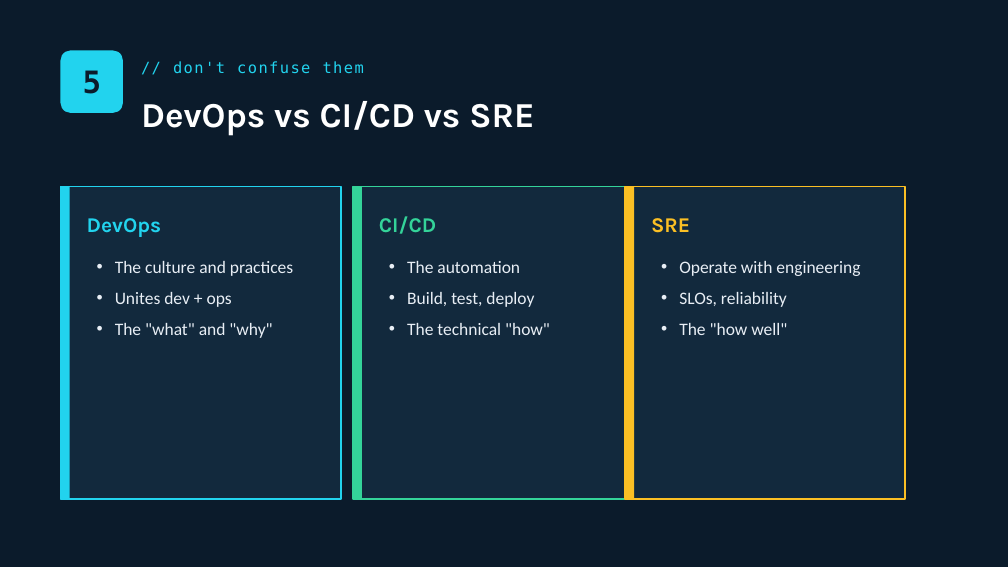
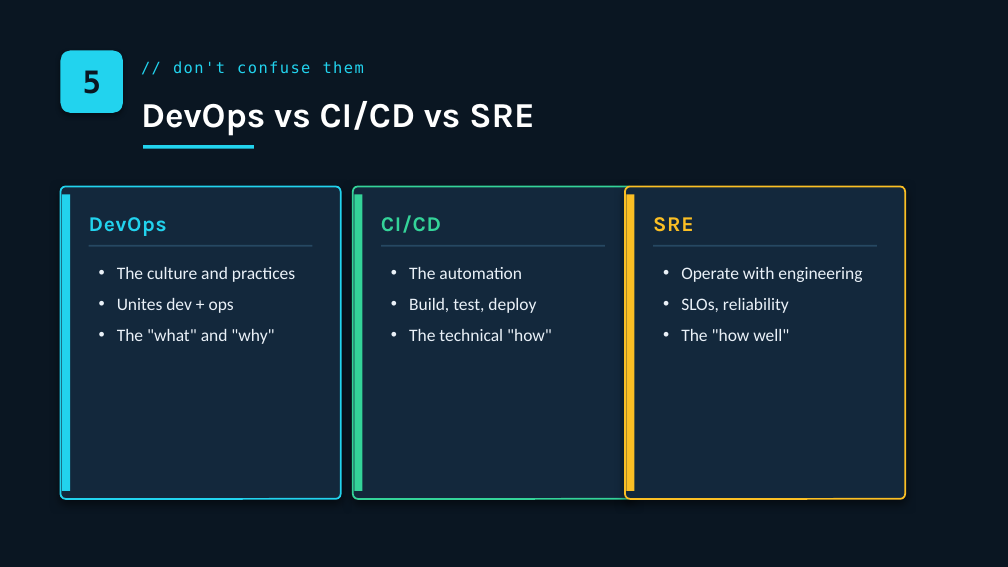
Before and after one commit to Finithe-Phoenix/devops-contenedores-kubernetes-curso, a slide deck: slide 6 of slides/01_Day_1_DevOps_Docker.pptx. Drawn at 1008x567 pixels with LibreOffice and Linux fonts; fonts in the diff are those of the drawing. Boxes give left, top, right and bottom in pixels: in the first picture for what was removed or moved away, otherwise in the second. Text is boxed around its words. In the diff, an @@ line names an element or a change of style, - is before the commit and + after.

```diff
--- a/slides/01_Day_1_DevOps_Docker.pptx
+++ b/slides/01_Day_1_DevOps_Docker.pptx
@@ background #0B1B2B to #0A1622 @@
@@ text "5" at [83,70,102,94]: text colour #0B1B2B to #0A1622 @@
@@ rounded rectangle at [60,50,123,113]: shadow on @@
@@ rectangle added at [143,145,254,149], fill #22D3EE @@
@@ rectangle removed at [60,186,341,499] @@
@@ rounded rectangle added at [60,186,341,499], fill #13283C, outline #22D3EE 1.25 pt @@
@@ rectangle: place and size @@
-rectangle at [60,186,70,499]
+rectangle at [61,195,70,491]
@@ rounded rectangle added at [353,186,633,499], fill #13283C, outline #34D399 1.25 pt @@
@@ rectangle: place and size @@
-rectangle at [353,186,362,499]
+rectangle at [355,195,363,491]
@@ rectangle removed at [625,186,905,499] @@
@@ rounded rectangle added at [625,186,905,499], fill #13283C, outline #FBBF24 1.25 pt @@
@@ rectangle: place and size @@
-rectangle at [625,186,634,499]
+rectangle at [626,195,634,491]
@@ letter spacing 0 to 0.5 pt in 3 elements at [89,217,167,236], [381,215,441,233], [653,217,694,232] @@
@@ rectangle: place and size @@
-rectangle at [353,186,633,499]
+rectangle at [89,245,312,247]
@@ rectangle at [89,245,312,247]: fill #12293D to #264862; outline #34D399 1.25 pt to none @@
@@ rectangle added at [381,245,605,247], fill #264862 @@
@@ text colour #E8EEF5 to #EAF1F8 in 3 elements at [117,267,295,344], [409,267,552,341], [681,267,862,341] @@
@@ rectangle added at [653,245,877,247], fill #264862 @@
```
Also in this commit, not shown: 14 other slides changed, 7 other files.
